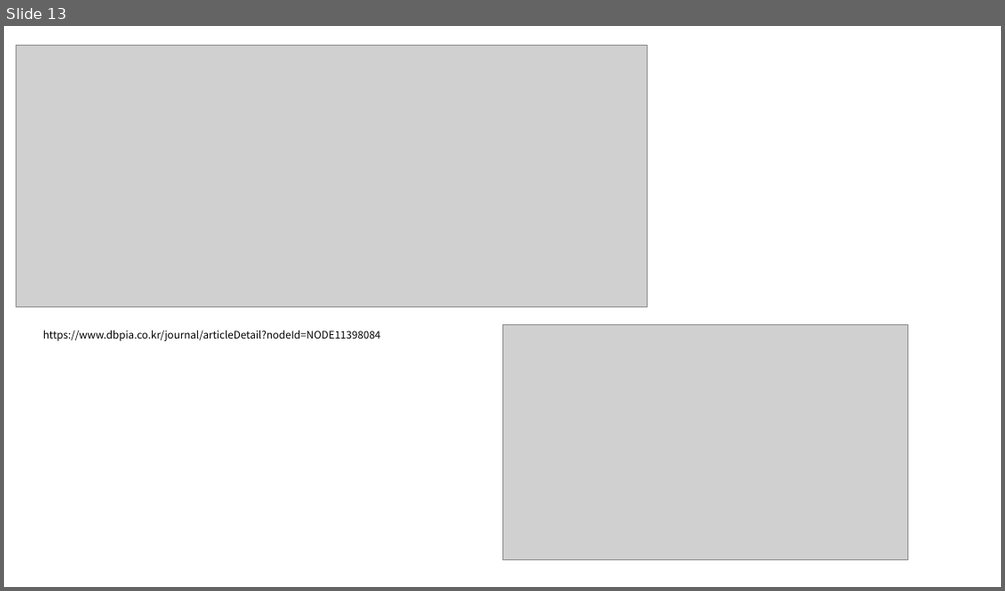
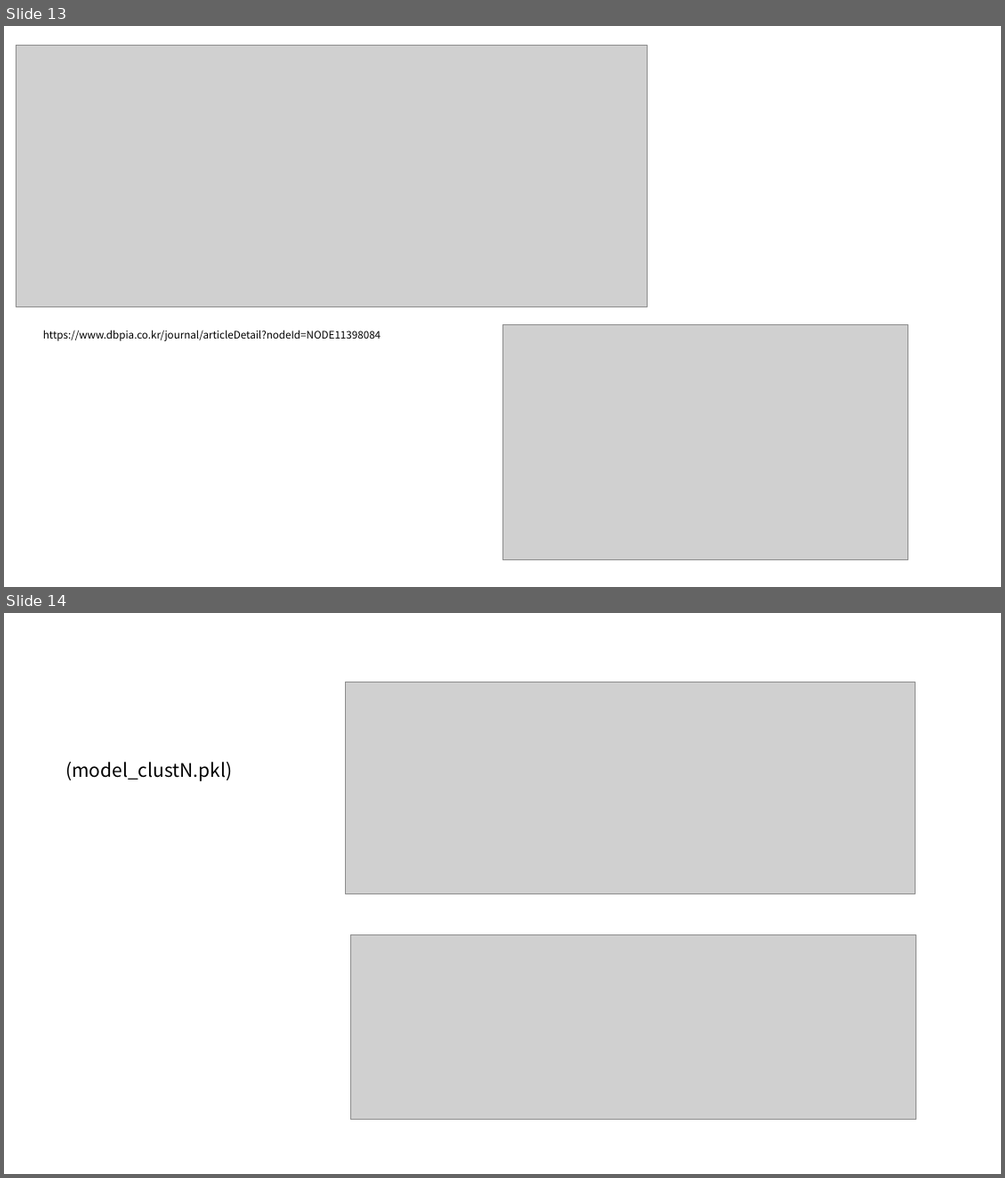
Before and after one commit to 2023dacon/Power-usage-Prediction, a slide deck: 파일/대회.pptx. Shown one above the other, each under a label of ours: slide 13 before the commit, slides 13 and 14 after it. The pictures are 1005x591 and 1005x1178 pixels, drawn with LibreOffice and Linux fonts; fonts in the diff are those of the drawing; grey boxes stand for pictures. Boxes give left, top, right and bottom in pixels: in the first picture for what was removed or moved away, otherwise in the second. Text is boxed around its words. In the diff, an @@ line names an element or a change of style, - is before the commit and + after.

```diff
--- a/파일/대회.pptx
+++ b/파일/대회.pptx
@@ slide 14 added at <box>4,613,1001,1174</box>, background #FFFFFF @@
@@ picture added at <box>345,682,914,893</box> @@
@@ text added at <box>65,762,232,781</box>, 18 pt, text #000000 @@
+(model_clustN.pkl)
@@ picture added at <box>350,934,915,1119</box> @@
```
Also in this commit, not shown: 2 slides changed, 1 other slide added, 1 other file.
